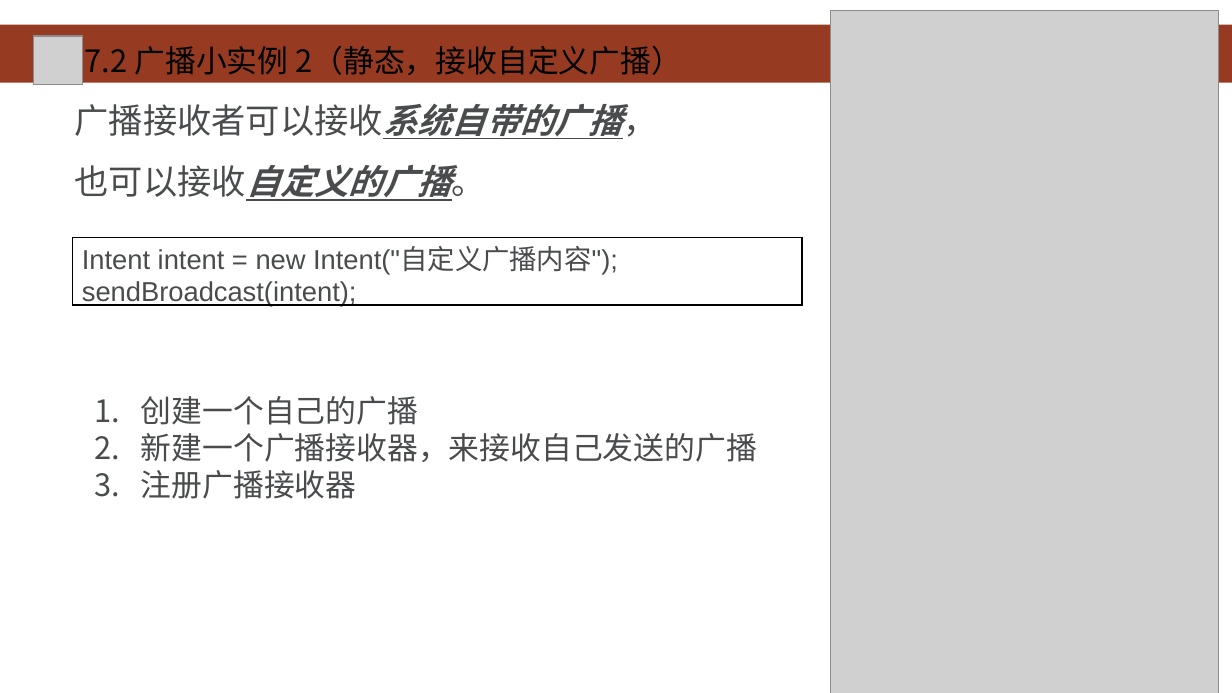
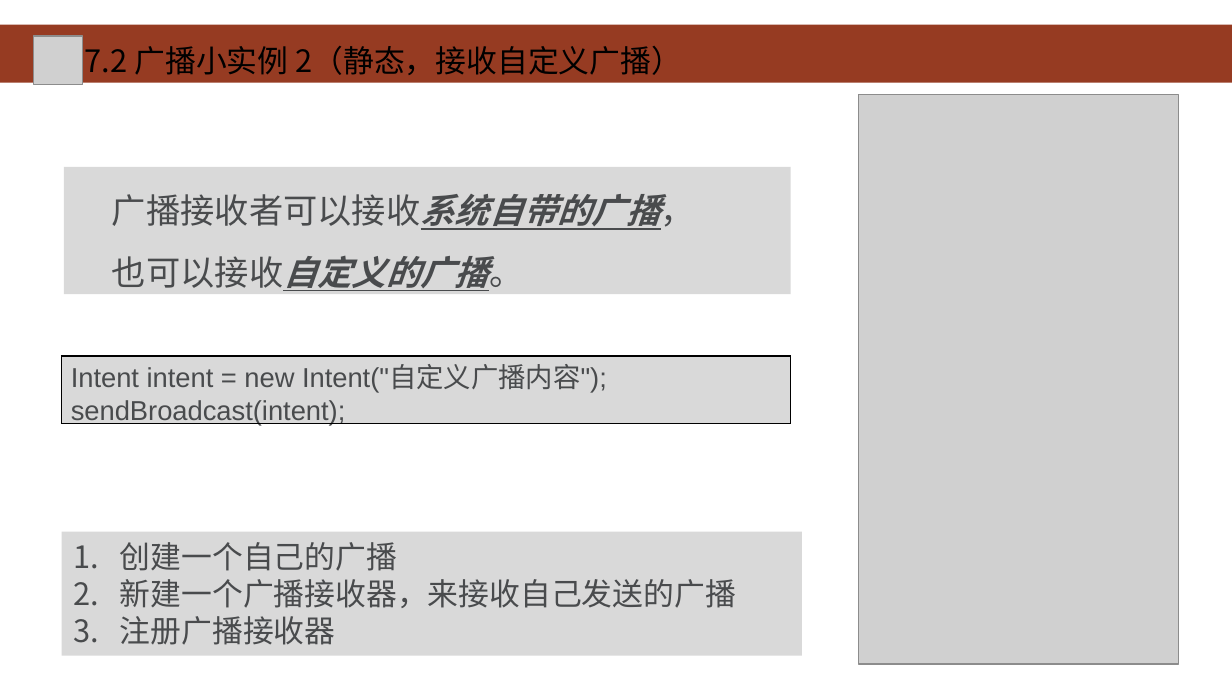
Before and after one commit to HBU/Android-PPT, a slide deck: slide 18 of 07.0 -- 广播 ------- 第07章.pptx. Drawn at 1232x693 pixels with LibreOffice and Linux fonts; fonts in the diff are those of the drawing; grey boxes stand for pictures; background and template pictures are left out. Boxes give left, top, right and bottom in pixels: in the first picture for what was removed or moved away, otherwise in the second. Text is boxed around its words. In the diff, an @@ line names an element or a change of style, - is before the commit and + after.

```diff
--- a/07.0 -- 广播 ------- 第07章.pptx
+++ b/07.0 -- 广播 ------- 第07章.pptx
@@ picture: place and size @@
-picture at (830, 11, 1218, 693)
+picture at (859, 95, 1179, 664)
@@ rectangle "广播接收者可以接收系统自带的广播，": place and size @@
-rectangle "广播接收者可以接收系统自带的广播，" at (75, 104, 623, 201)
+rectangle "广播接收者可以接收系统自带的广播，" at (64, 168, 791, 294)
@@ rectangle "广播接收者可以接收系统自带的广播，" at (64, 168, 791, 294): fill none to #D9D9D9 @@
@@ table at (62, 356, 791, 430) @@
@@ fill none to #D9D9D9 in row 1, column 1 @@
@@ table: place and size @@
-table at (73, 238, 802, 311)
+table at (62, 356, 791, 430)
@@ rectangle "创建一个自己的广播" at (62, 532, 802, 657): fill none to #D9D9D9 @@
@@ rectangle "创建一个自己的广播": place and size @@
-rectangle "创建一个自己的广播" at (141, 396, 757, 499)
+rectangle "创建一个自己的广播" at (62, 532, 802, 657)
```
Also in this commit, not shown: 15 other slides changed.
